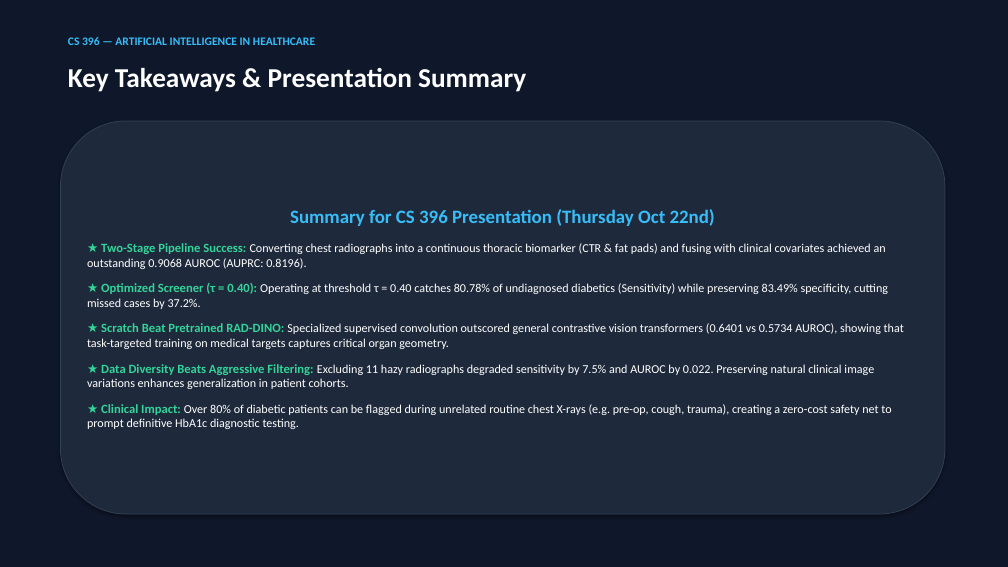
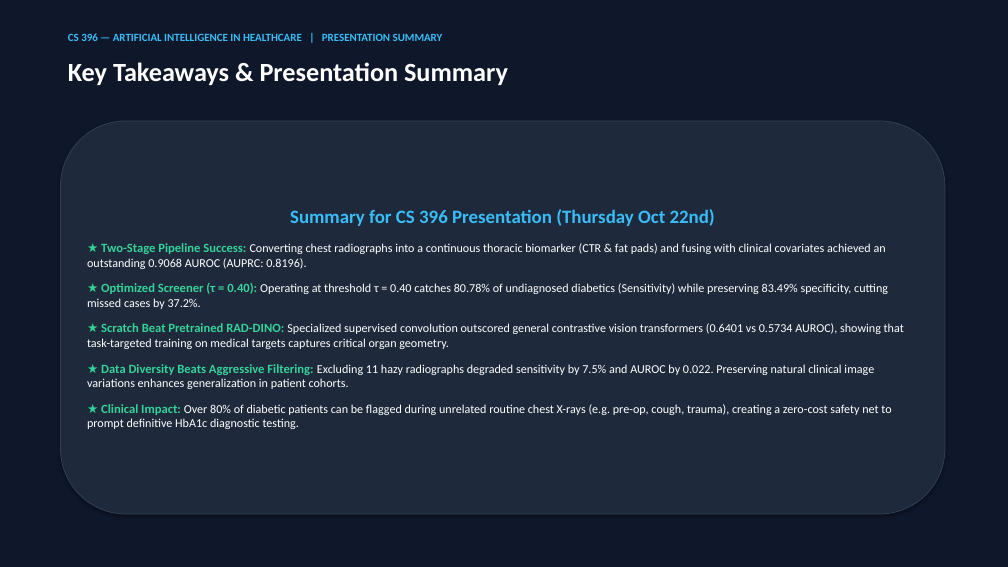
Before and after one commit to UnusualGelo/Oppurtunistic_Detection_of_Type_II_Diabetes, a slide deck: slide 11 of malek_and_angelo/malek/Malek_T2D_CNN_Presentation.pptx (slide 10 before the commit). Drawn at 1008x567 pixels with LibreOffice and Linux fonts; fonts in the diff are those of the drawing. Boxes give left, top, right and bottom in pixels: in the first picture for what was removed or moved away, otherwise in the second. Text is boxed around its words. In the diff, an @@ line names an element or a change of style, - is before the commit and + after.

```diff
--- a/malek_and_angelo/malek/Malek_T2D_CNN_Presentation.pptx
+++ b/malek_and_angelo/malek/Malek_T2D_CNN_Presentation.pptx
@@ text "Key Takeaways & Presentation Summary" at [68, 62, 508, 85]: size 26 to 25 pt @@
@@ text at [68, 33, 443, 41]: text changed; size 11 to 10.5 pt @@
-CS 396 — ARTIFICIAL INTELLIGENCE IN HEALTHCARE
+CS 396 — ARTIFICIAL INTELLIGENCE IN HEALTHCARE | PRESENTATION SUMMARY
```
Also in this commit, not shown: 8 other slides changed, 2 slides added, 1 slide removed, 1 other file.
